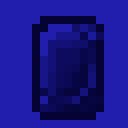
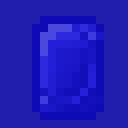
The second 128x128 image is a revision of the first. Changes to its layers:
added layer "Visible copy #1" above "Visible copy" over <box>32,16,104,120</box>
hid "Visible #4", painted on it over <box>32,16,104,120</box>
hid "Visible #3", painted on it over <box>32,16,104,120</box>
hid "Visible #2", painted on it over <box>32,16,104,120</box>
hid "Visible #1", painted on it over <box>32,16,104,120</box>
hid "Visible" over <box>32,16,104,120</box>
